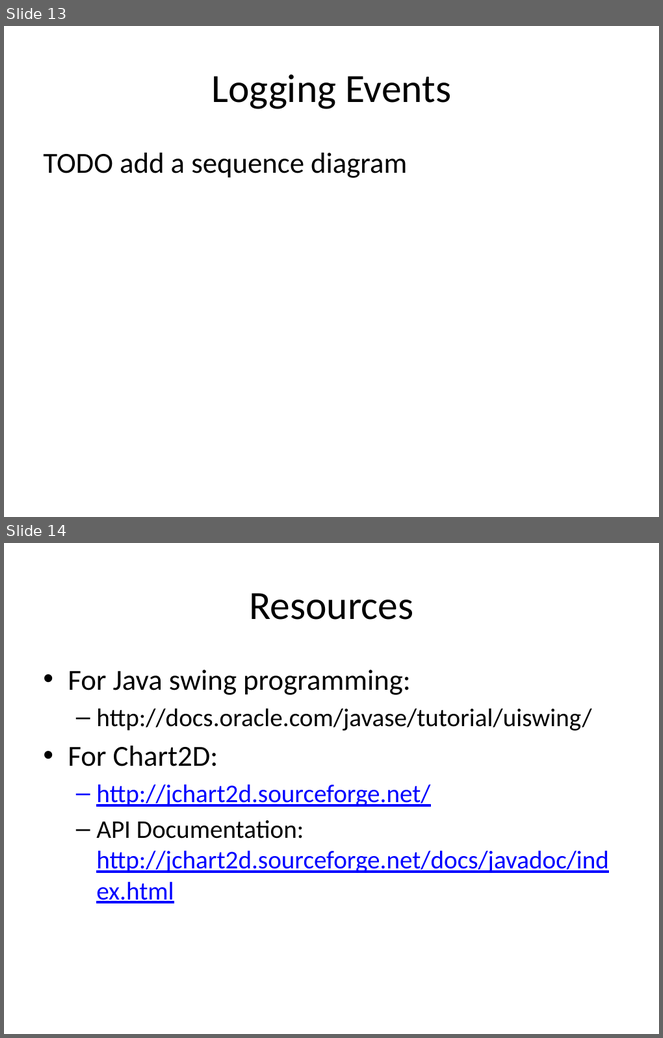
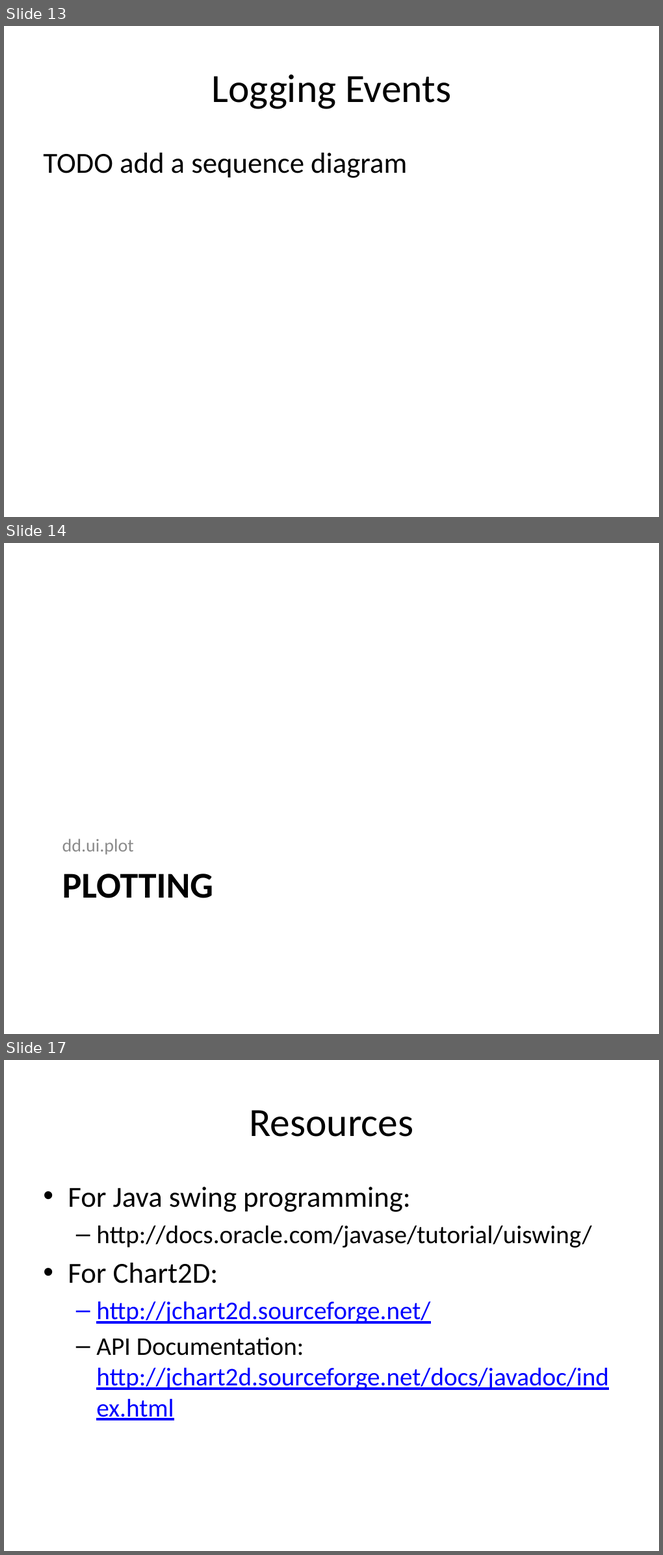
Before and after one commit to mathewgrabau/DirectedDiffusion, a slide deck: doc/DDSimulation_Graphical.pptx. Shown one above the other, each under a label of ours: slides 13 and 14 before the commit, slides 13, 14 and 17 after it; the slides between them are not shown. The pictures are 663x1038 and 663x1555 pixels, drawn with LibreOffice and Linux fonts; fonts in the diff are those of the drawing. Boxes give left, top, right and bottom in pixels: in the first picture for what was removed or moved away, otherwise in the second. Text is boxed around its words. In the diff, an @@ line names an element or a change of style, - is before the commit and + after.

Commit message:
Updated a lot of the plotting code, the basic test that is provided does not show any data at the moment but it does show the chart starting to come togather.
Started writing a paper report/summary of the conclusions. Slides added to a little bit as well.

```diff
--- a/doc/DDSimulation_Graphical.pptx
+++ b/doc/DDSimulation_Graphical.pptx
@@ slide 14 added at bbox=[4, 543, 659, 1034], background #FFFFFF @@
@@ text added at bbox=[62, 839, 134, 855], 20 pt, text #8C8C8C @@
+dd.ui.plot
@@ title added at bbox=[62, 874, 213, 899], 40 pt, text #000000, bold @@
+PLOTTING
@@ what was slide 14 is now slide 17 @@
```
Also in this commit, not shown: 2 slides changed, 2 other slides added, 7 other files.
